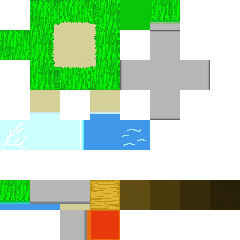
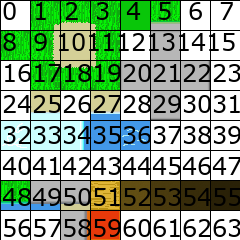
Layer changes from the first 240 × 240 image to the second:
added layer "0 1 2 3 4 5 6 7 ..." above "Layer" over (x1=2, y1=2, x2=240, y2=237)
showed "Layer" over (x1=0, y1=0, x2=240, y2=240)
